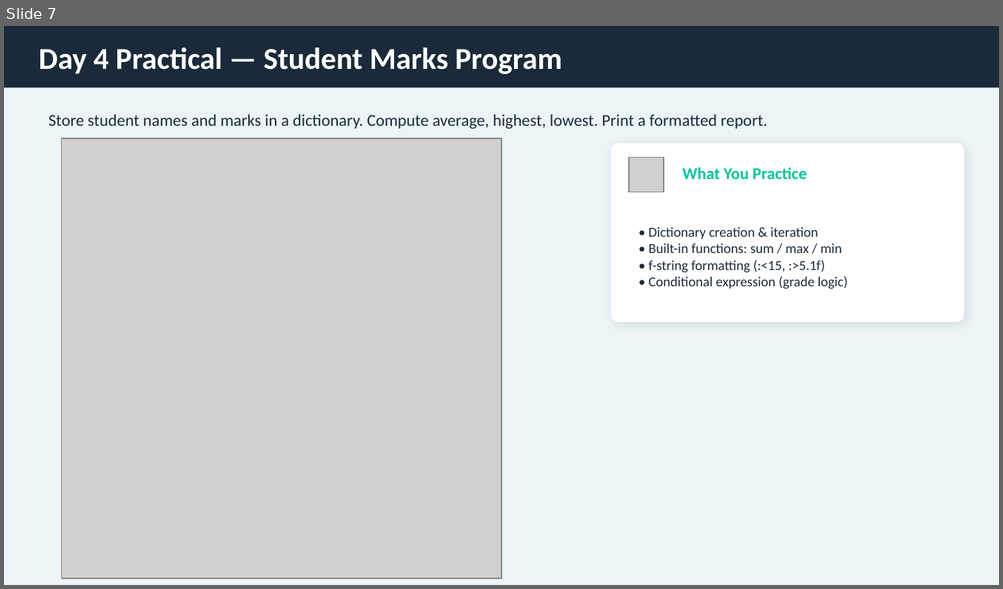
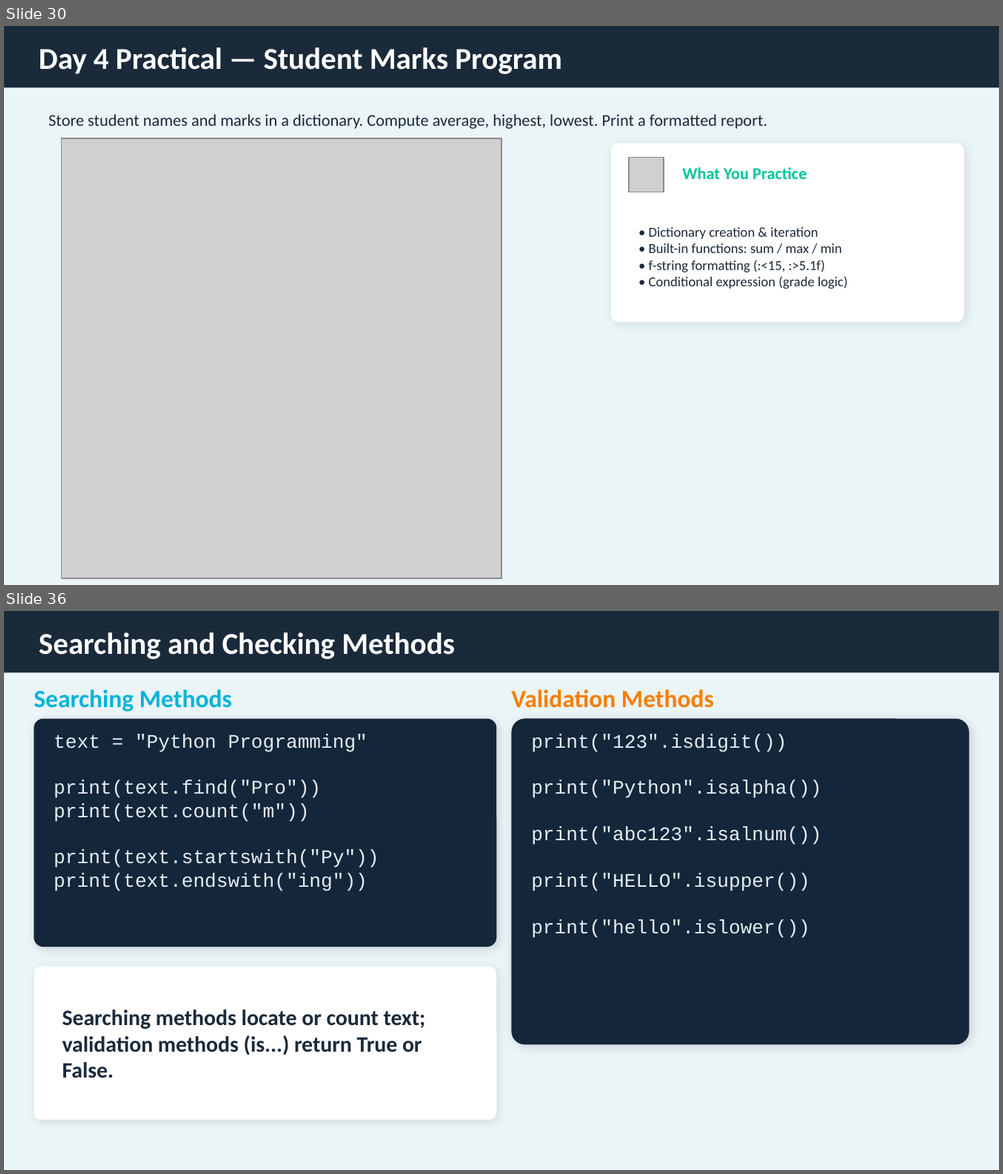
Before and after one commit to GursimranjeetSingh/2b-Academy, a slide deck: Presentations/Week2_Python_Bootcamp.pptx. Shown one above the other, each under a label of ours: slide 7 before the commit, slides 30 and 36 after it; the slides between them are not shown. The pictures are 1003x589 and 1003x1174 pixels, drawn with LibreOffice and Linux fonts; fonts in the diff are those of the drawing; grey boxes stand for pictures. Boxes give left, top, right and bottom in pixels: in the first picture for what was removed or moved away, otherwise in the second. Text is boxed around its words. In the diff, an @@ line names an element or a change of style, - is before the commit and + after.

```diff
--- a/Presentations/Week2_Python_Bootcamp.pptx
+++ b/Presentations/Week2_Python_Bootcamp.pptx
@@ slide 36 added at <box>4,611,999,1170</box>, background #EBF4F7 @@
@@ rectangle added at <box>4,611,999,672</box>, fill #1A2A3A @@
@@ text added at <box>39,632,455,659</box>, 22 pt, text #FFFFFF, bold @@
+Searching and Checking Methods
@@ text added at <box>34,689,232,712</box>, 18 pt, text #00B4D8, bold @@
+Searching Methods
@@ text added at <box>511,689,714,708</box>, 18 pt, text #F77F00, bold @@
+Validation Methods
@@ rounded rectangle added at <box>34,718,496,947</box>, fill #14263A @@
@@ rounded rectangle added at <box>511,718,969,1045</box>, fill #14263A @@
@@ text added at <box>54,734,378,891</box>, 14 pt, text #E6EDF3 @@
+text = "Python Programming"
+print(text.find("Pro"))
+print(text.count("m"))
+print(text.startswith("Py"))
+print(text.endswith("ing"))
@@ text added at <box>531,734,821,938</box>, 14 pt, text #E6EDF3 @@
+print("123".isdigit())
+print("Python".isalpha())
+print("abc123".isalnum())
+print("HELLO".isupper())
+print("hello".islower())
@@ rounded rectangle added at <box>34,967,496,1120</box>, fill #FFFFFF @@
@@ text added at <box>62,1010,426,1079</box>, 16 pt, text #1A2A3A, bold @@
+Searching methods locate or count text; validation methods (is...) return True or False.
@@ what was slide 7 is now slide 30 @@
```
Also in this commit, not shown: 14 slides changed, 55 other slides added, 3 slides removed, 1 other file.
